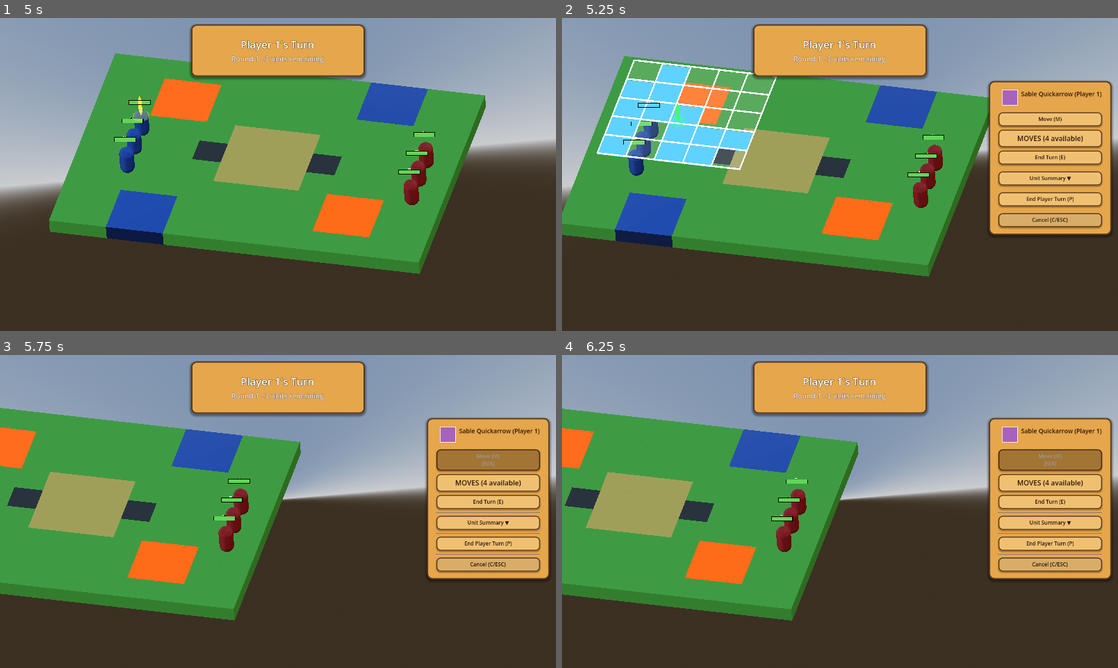
Above: before the commit, frames 1-4 (two rows, left to right).
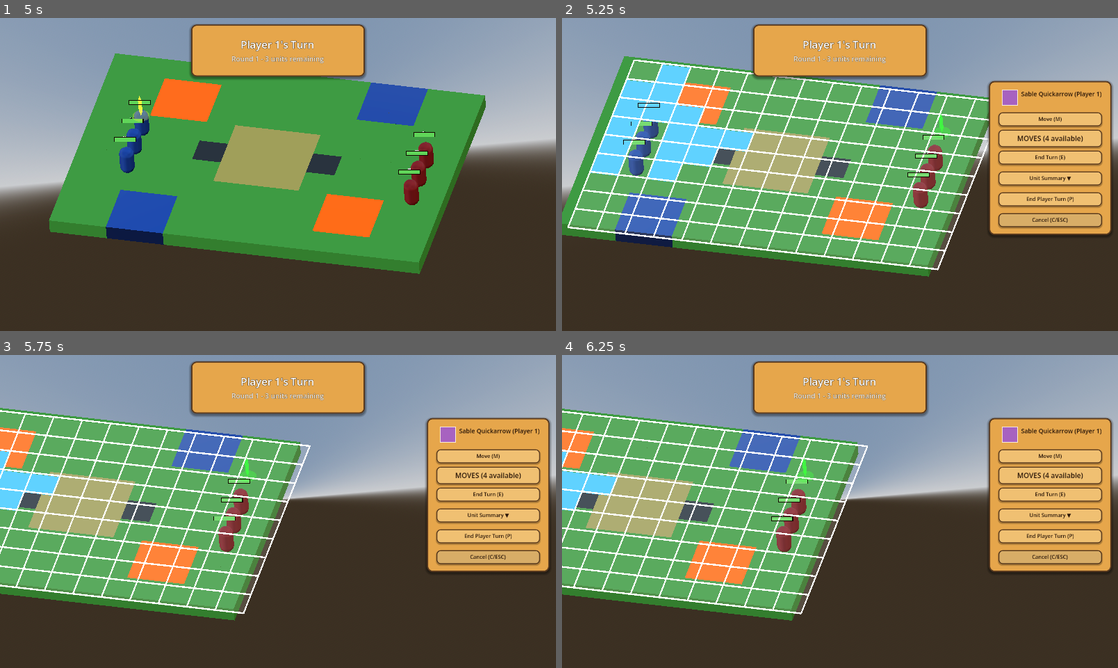
Above: after the commit, the same moments.

Repository: K-ennethA/Conquest
Game: Godot game, scene res://menus/MainMenu.tscn
Two runs of this game, one before a commit and one after it. Both use one fixed random seed, a clock stepped at 60 frames per second and the inputs below.
Inputs (mouse positions are in pixels of both pictures, inside the frame that each line leads up to):
- Up to frame 1 (5 s): click "Single Player" at 0.5 s; click "Traditional Turn System" at 1.25 s; click "Normal" at 2 s; click "Normal" at 2.75 s; click "REFRESH" at 3.5 s; click "SELECT MAP" at 4.25 s
- Up to frame 2 (5.25 s): tap Enter (ui_accept) at 5 s; move the mouse to (962, 158) at 5.02 s; hold Right (ui_right) from 5.03 s (still down); hold Shift from 5.03 s (still down); click (962, 158) at 5.17 s
- Up to frame 3 (5.75 s): keep holding Right (ui_right); keep holding Shift; tap Enter (ui_accept) at 5.27 s
- Up to frame 4 (6.25 s): release Right (ui_right) at 5.75 s; release Shift at 5.75 s; drag from (1051, 498) to (812, 574) at 5.77 s

Frame 1 is identical in both runs. In frame 2, 29% of the frame differs, in the area x 1-77%, y 18-81%; in frame 3, 34%, in the area x 0-99%, y 17-83%; in frame 4, 34%.

Commit message:
Fix cursor stuck / bounds on maps larger than 5x5 (sync grid size on load)
Grid.tres shipped as a hardcoded 5x5, and MapLoader never updated it. The cursor
clamps to grid.size (grid_clamp) and mouse bounds use is_within_bounds, so on any
map bigger than 5x5 (e.g. the new 13x9 Elemental Crossroads) the cursor was stuck in
a 5x5 corner and couldn't traverse the board -- and movement/pathing bounds were
clamped the same way. MapLoader.load_map now syncs the shared, cached Grid.tres size
to the loaded map's width/height (in memory, not saved); every consumer (cursor,
bounds checks, board adapter) preloads that same resource, so the whole map becomes
reachable. Boot clean.

Co-Authored-By: Claude Opus 4.8 <noreply@anthropic.com>

Diff:
--- a/game/maps/MapLoader.gd
+++ b/game/maps/MapLoader.gd
@@ -62,6 +62,13 @@
 	current_map = map_resource
 	map_root = target_parent
 
+	# Sync the shared board Grid to THIS map's dimensions. Grid.tres ships as a
+	# stale 5x5, and the cursor clamps to grid.size -- so on a bigger map the
+	# cursor would be stuck in a 5x5 corner and mouse bounds checks would fail.
+	# The cursor preloads the same cached Grid.tres, so mutating it here (in
+	# memory, not saved) propagates to every consumer for this map.
+	_sync_grid_size(map_resource)
+
 	# Create containers
 	if not _create_map_containers():
 		_emit_load_failed("Failed to create map containers")
@@ -80,6 +87,16 @@
 	print("Map loaded successfully: " + map_resource.map_name)
 	map_loaded.emit(map_resource)
 	return true
+
+func _sync_grid_size(map_resource) -> void:
+	"""Resize the shared board grid to match the loaded map (see load_map)."""
+	var grid = load("res://board/Grid.tres")
+	if grid == null:
+		return
+	var w: int = maxi(1, int(map_resource.width))
+	var h: int = maxi(1, int(map_resource.height))
+	grid.size = Vector3(w, 0, h)
+	print("[MapLoader] Grid size synced to map: %dx%d" % [w, h])
 
 func load_map_from_file(map_path: String, target_parent: Node3D) -> bool:
 	"""Load a map from a .tres file"""
